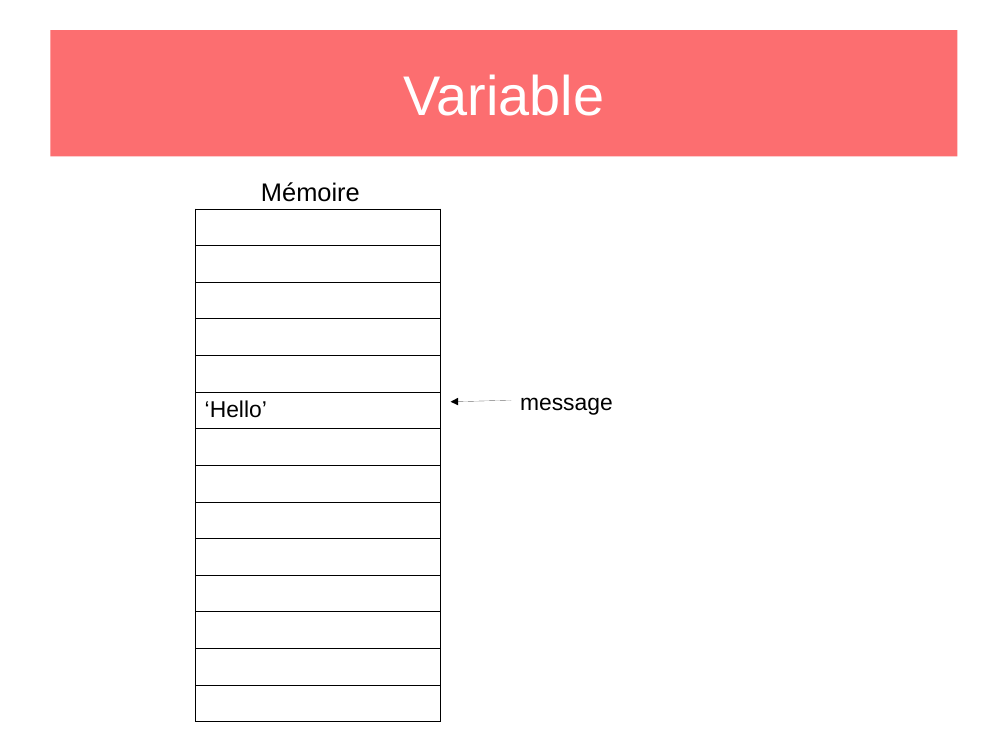
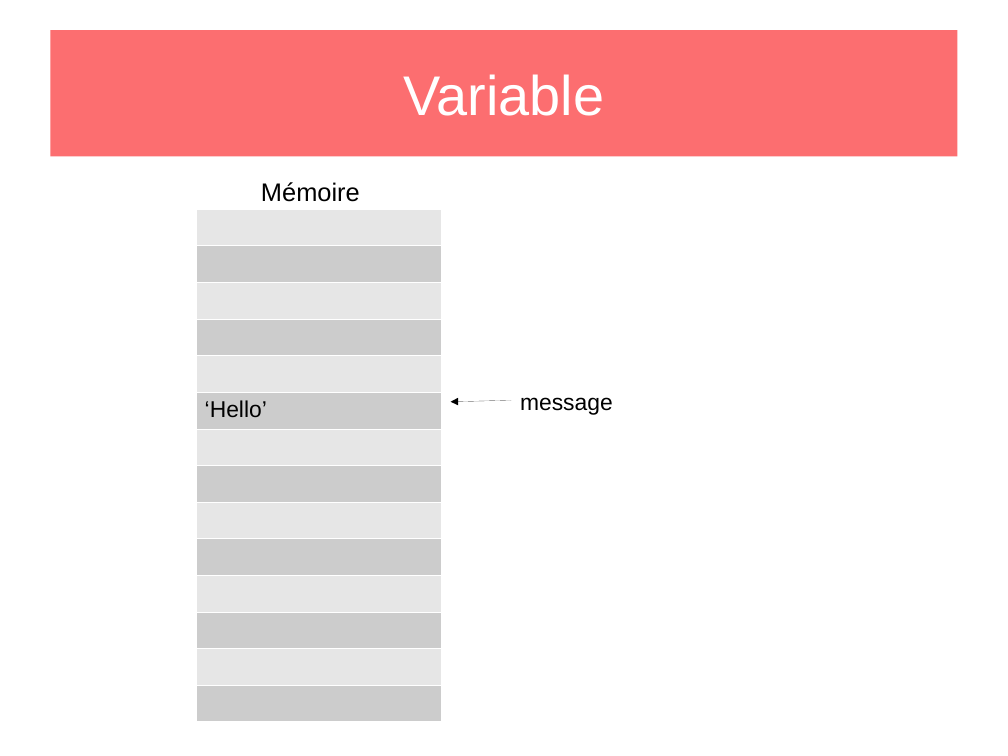
Before and after one commit to agoetschm/hangman, a slide deck: slide 3 of pres.odp. Drawn at 1008x756 pixels with LibreOffice and Linux fonts; fonts in the diff are those of the drawing. Boxes give left, top, right and bottom in pixels: in the first picture for what was removed or moved away, otherwise in the second. Text is boxed around its words. In the diff, an @@ line names an element or a change of style, - is before the commit and + after.

Commit message:
Add presentation pdf

```diff
--- a/pres.odp
+++ b/pres.odp
@@ table at (196, 209, 441, 699) @@
@@ fill none to #CCCCCC in row 6, column 1 @@
@@ borders changed @@
```
Also in this commit, not shown: 2 other slides changed, 1 other file.
